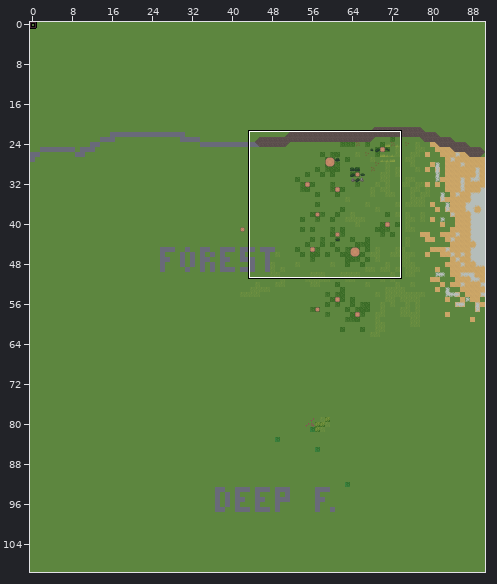
Two versions of a level (LDtk project, levels/main/main.ldtk). The picture above shows the old version from afar; the outline marks the close-up.
Close-up. Before the commit:
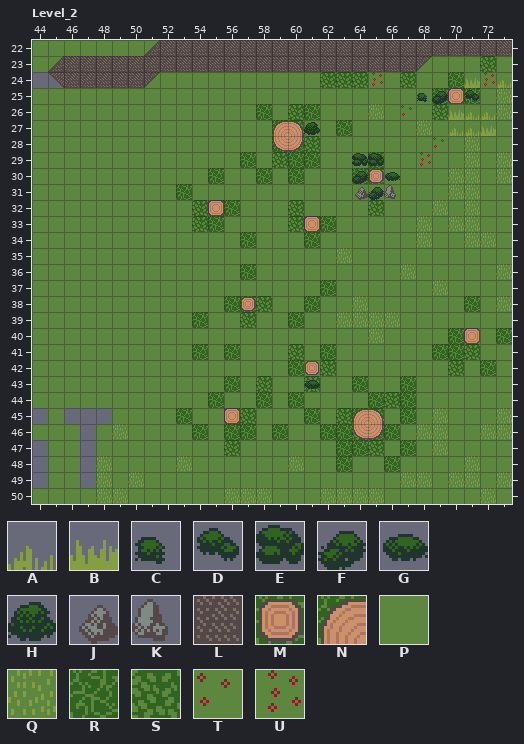
Cells are 16x16 px. Shown: Level_2 x 44..73, y 22..50. The commit also changed other parts of the map, which this record leaves out.
Key: from "on_solids": A 1, B 2; from "solids": C 37, D 38, E 39, F 45, G 46, H 47, J 53, K 54; from "solids_auto": L 3 "slope", M 4 "small_trunk", N 5 "trunk"; from "tiles": P 0, Q 1, R 4, S 5, T 6, U 14.
_ is an empty cell.
Layers that did not change in this view are not listed.
Layer "tiles" before, first column x 44:
24 _______PPPPPPPPPPPSSSUPSPPRPUP
25 PPPPPPPPPPPPPPPPPPPPPPPPPRRRPQ
26 PPPPPPPPPPPPPPRPSRPPPQPTPSPPPQ
27 PPPPPPPPPPPPPPPRSPPRPPPPQPPPPP
28 PPPPPPPPPPPPPPPRRSPPPPPPPTPQPP
29 PPPPPPPPPPPPPRPSRRPPPRPPUPPQPQ
30 PPPPPPPPPPPRPPRPRPPPRRPPPPQQPQ
31 PPPPPPPPPRPPPPPPPPPPPPPPPPQQPP
32 PPPPPPPPPPSRRPPPSPPPPSPPPQPQPP
33 PPPPPPPPPPSRPPPPSRRPPPPPQPQQPP
34 PPPPPPPPPPPPPRPPPRPPPPPPQPPQQP
35 PPPPPPPPPPPPPPPPPPPQPPPPPPPPPP
36 PPPPPPPPPPPPPRPPPPPPPPPQPPPPPQ
37 PPPPPPPPPPPPPPPPPPRPPPPPPQPPPP
38 PPPPPPPPPPPPRRSPPRPPQPPPPPPRPQ
39 PPPPPPPPPPRPPSPPRPPQQQQPPPPPPP
40 PPPPPPPPPPPPPPPPPPPPPQPPPPRPPR
41 PPPPPPPPPPRPRPPPSPRPPPPPPRRSPP
42 PPPPPPPPPPPPPPPPRPSPPPPPPPSPRP
43 PPPPPPPPPPPPRPSPPSPPRPPRPPPPPP
44 PPPPPPPPPPPRPPRPRPPPPRSRPPPPPP
Layer "solids_auto" before, first column x 44:
22 _______LLLLLLLLLLLLLLLLLLLLLLL
23 _LLLLLLLLLLLLLLLLLLLLLLLL_____
24 _LLLLLLL______________________
25 __________________________N___
26 ______________________________
27 _______________NN_____________
28 _______________NN_____________
29 ______________________________
30 _____________________M________
31 ______________________________
32 ___________N__________________
33 _________________N____________
34 ______________________________
35 ______________________________
36 ______________________________
37 ______________________________
38 _____________M________________
39 ______________________________
40 ___________________________N__
41 ______________________________
42 _________________M____________
43 ______________________________
Layer "solids" before, first column x 44:
22 ______________________________
23 ______________________________
24 ______________________________
25 ________________________CF_D__
26 ______________________________
27 _________________H____________
28 ______________________________
29 ____________________EE________
30 ____________________F_G_______
31 ____________________JFK_______
32 ______________________________
33 ______________________________
34 ______________________________
35 ______________________________
36 ______________________________
37 ______________________________
38 ______________________________
39 ______________________________
40 ______________________________
41 ______________________________
42 ______________________________
43 _________________G____________
44 ______________________________
45 ______________________________
46 ______________________________
47 ______________________________
48 ______________________________
49 ______________________________
50 ______________________________
Once edited:
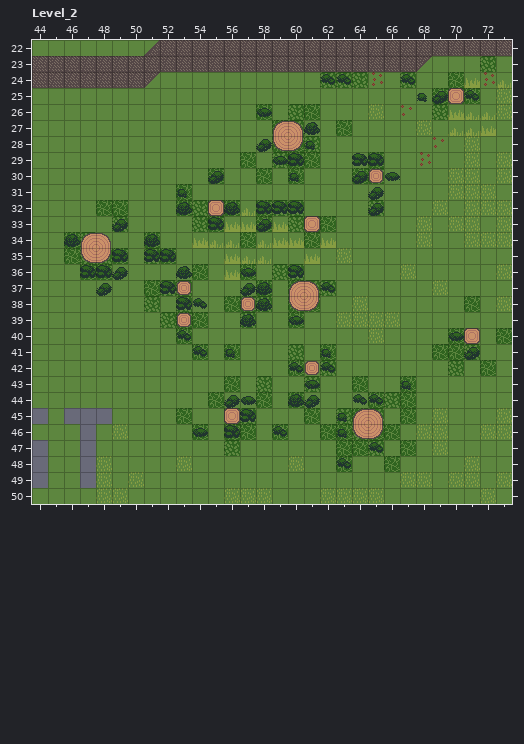
Diff:
Changed rows in their new state; . is an unchanged cell.
Layer "tiles":
first column x 46:
31 ..........................Q.
32 ..RR...R....RS............QQ
33 ...S........R..............Q
34 RS...R.....................Q
35 RSSR.SR.....................
36 .RR.....R....SS.............
37 .....RSS....R.RSS...........
38 .....S.S......R.............
39 ......SR....................
40 .......R....................
Layer "solids_auto":
first column x 44:
23 L
24 L
first column x 47:
34 NN.............
35 NN.............
37 ......M......NN
38 .............NN
39 ......M........
Layer "solids":
first column x 46:
24 ................DD...D....
26 ............G.............
28 ............F..C..........
29 .............GE...........
30 .........F....C...........
31 .......C.........._._.....
32 .......H..H.EEE....F......
33 ...F.....E..F.............
34 H....H....................
35 ...E.EE...................
36 .EEF...H...G..E...........
37 ..F...E....FH...D.........
38 .......ED...H.............
39 ...........H..G...........
40 .......D................G.
41 ........D.C.....C........F
42 ..............D.D.........
43 .....................C....
44 ..........FG..HF..DD......
45 ...........E.....C........
46 ........G.E..D...C........
47 ...................D......
48 .................D........
Layer "on_solids":
first column x 54:
32 ...A.....
33 ..BB.B...
34 BAA.ABB.B
35 ..BAA..B.
36 ..B......
